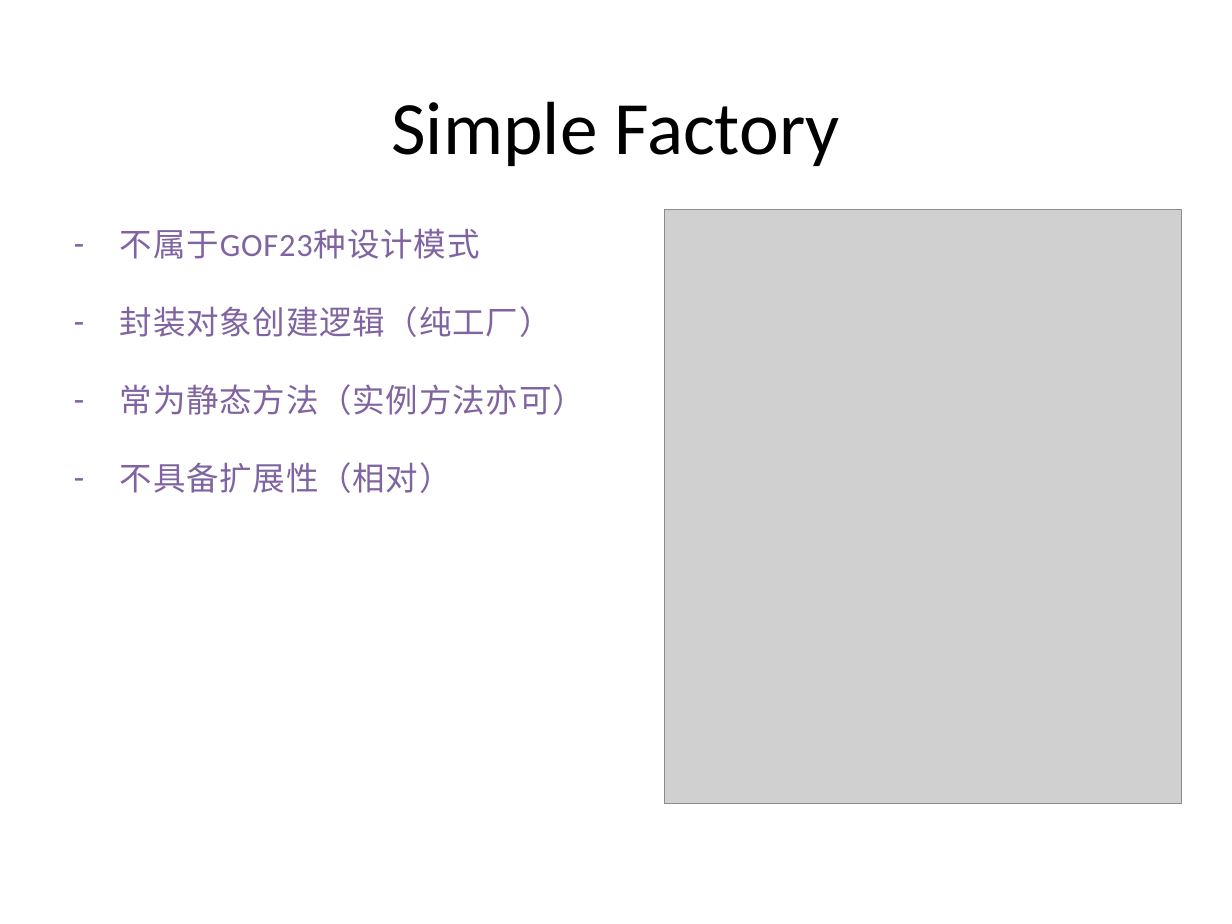
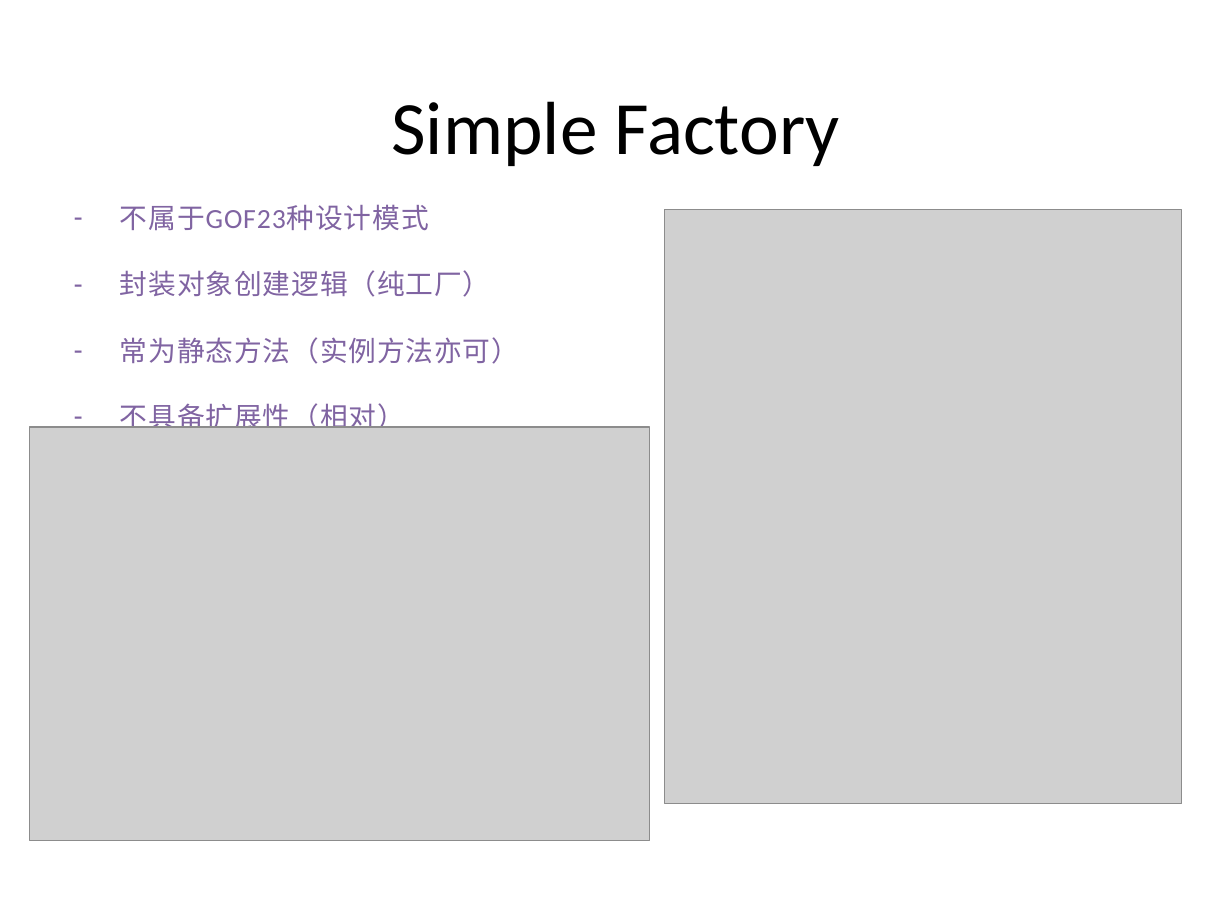
Before and after one commit to PlumpMath/DesignPattern-956, a slide deck: slide 22 of _Doc/Design Pattern (C#) - Part 1.pptx (slide 21 before the commit). Drawn at 1232x924 pixels with LibreOffice and Linux fonts; fonts in the diff are those of the drawing; grey boxes stand for pictures. Boxes give left, top, right and bottom in pixels: in the first picture for what was removed or moved away, otherwise in the second. Text is boxed around its words. In the diff, an @@ line names an element or a change of style, - is before the commit and + after.

```diff
--- a/_Doc/Design Pattern (C#) - Part 1.pptx
+++ b/_Doc/Design Pattern (C#) - Part 1.pptx
@@ text "不属于GOF23种设计模式" at <box>120,204,519,434</box>: size 19 to 16.1 pt @@
@@ picture added at <box>30,428,649,841</box> @@
```
Also in this commit, not shown: 4 other slides changed, 1 slide added, 9 slides removed.
